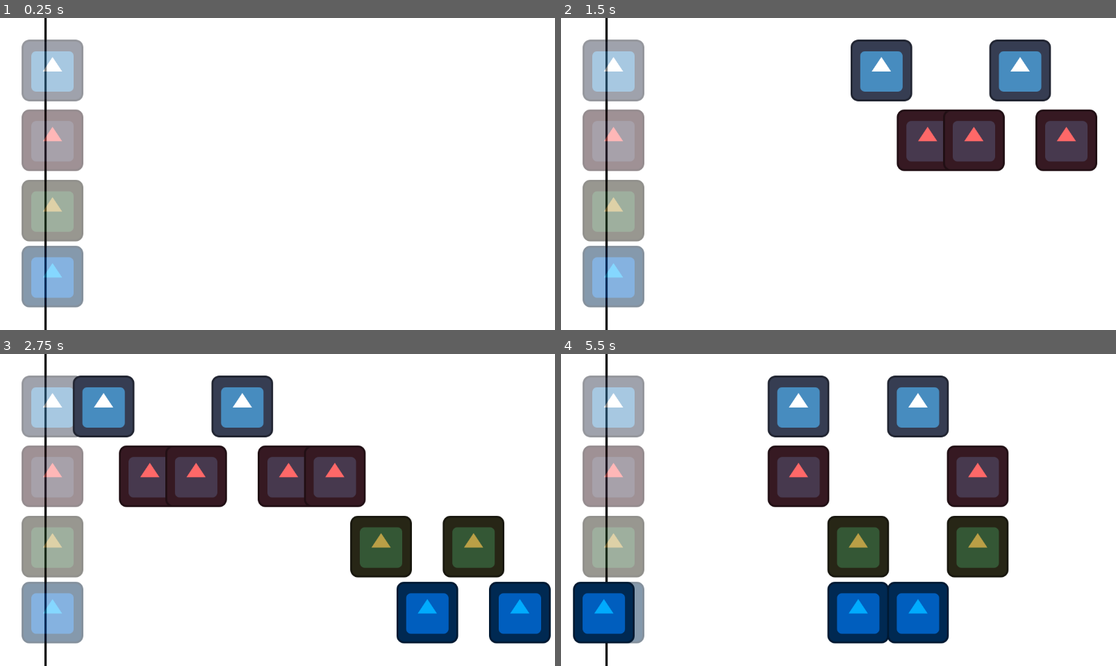
Above: before the commit, frames 1-4 (two rows, left to right).
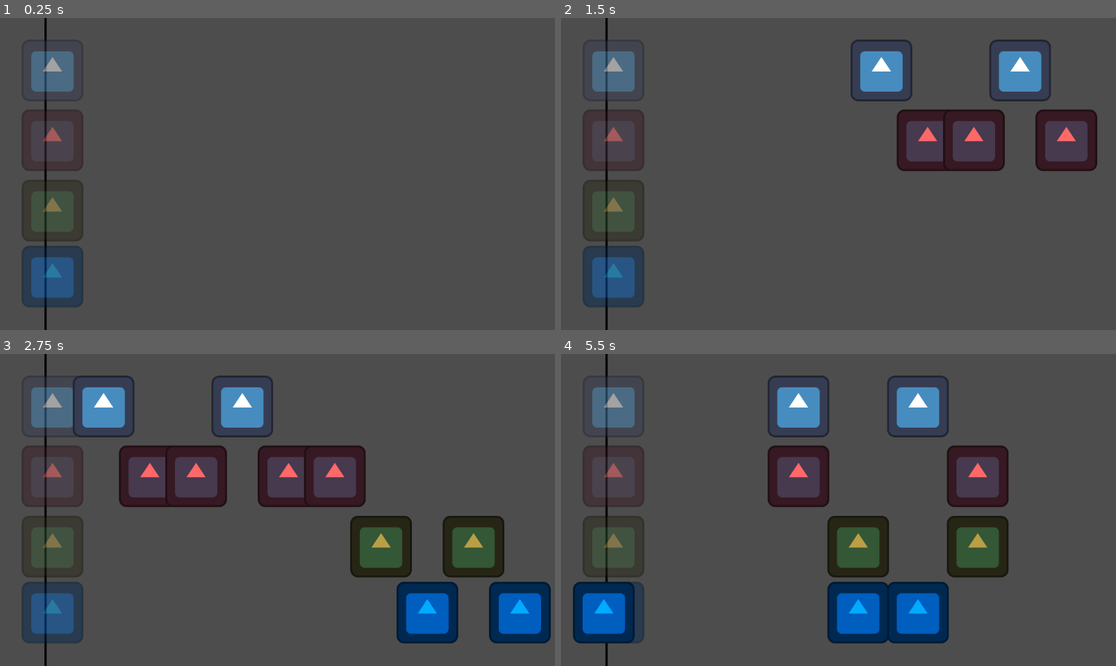
Above: after the commit, the same moments.

Repository: notfroogs/Sardine-Studio
Game: Godot game, scene res://rhythm.tscn
Same seed, same stepped clock (60 frames per second), same inputs: the game is played once before the commit and once after it. The project has no main scene, so this scene is started directly. The engine's default icon, where the game draws it, is replaced by a stand-in: a white triangle on a blue panel in a dark square.
Inputs:
- Up to frame 1 (0.25 s): no input
- Up to frame 2 (1.5 s): hold V (note1_pressed) 0.53-1.28 s; tap B (note2_pressed) at 1.35 s
- Up to frame 3 (2.75 s): hold N (note3_pressed) from 2.03 s (still down)
- Up to frame 4 (5.5 s): release N (note3_pressed) at 2.78 s; tap M (note4_pressed) at 2.85 s; hold V (note1_pressed) 3.53-4.28 s; tap B (note2_pressed) at 4.35 s; hold N (note3_pressed) from 5.03 s (still down)

The runs differ from the first frame. In frame 1, 100% of the frame differs, in the area x 0-100%, y 0-100%; in frame 2, 89%; in frame 3, 79%; in frame 4, 81%.

Commit message:
can reuse rhythm scene now

Diff:
--- /dev/null
+++ b/sardine-studio/new_style_box_flat.tres
@@ -0,0 +1,14 @@
+[gd_resource type="StyleBoxFlat" format=3 uid="uid://chcj4mibg1d65"]
+
+[resource]
+bg_color = Color(0.09803922, 0.09803922, 0.09803922, 1)
+border_width_left = 1
+border_width_top = 1
+border_width_right = 1
+border_width_bottom = 1
+corner_radius_top_left = 5
+corner_radius_top_right = 5
+corner_radius_bottom_right = 5
+corner_radius_bottom_left = 5
+expand_margin_left = 10.0
+expand_margin_right = 10.0
--- a/sardine-studio/rhythm.gd
+++ b/sardine-studio/rhythm.gd
@@ -25,6 +25,8 @@
 	4: note_column_4,
 	0: column_empty
 }
+
+signal Rhythm_Game_Ended
 
 var missed_count : int = 0
 var good_count : int = 0
@@ -121,7 +123,7 @@
 			print("prefect: " + str(prefect_count))
 			print("missed: " + str(missed_count))
 			await get_tree().create_timer(5.0).timeout
-			get_tree().quit()
+			Rhythm_Game_Ended.emit()
 
 func miss_check(note) -> void:
 	if note == null:
--- /dev/null
+++ b/sardine-studio/rhythm.gdshader
@@ -0,0 +1,18 @@
+shader_type canvas_item;
+
+// Allows you to control the blur amount from the editor
+uniform float blur_amount : hint_range(0.0, 5.0) = 2.0;
+
+// Access to the texture behind the object
+uniform sampler2D SCREEN_TEXTURE : hint_screen_texture, filter_linear_mipmap;
+
+void fragment() {
+    // textureLod samples the screen texture with a specific mipmap level (blur)
+    COLOR = textureLod(SCREEN_TEXTURE, SCREEN_UV, blur_amount);
+}
+
+
+//void light() {
+//	// Called for every pixel for every light affecting the CanvasItem.
+//	// Uncomment to replace the default light processing function with this one.
+//}
--- a/sardine-studio/rhythm.tscn
+++ b/sardine-studio/rhythm.tscn
@@ -1,13 +1,18 @@
-[gd_scene load_steps=6 format=3 uid="uid://ceb5dbeodb5xh"]
+[gd_scene load_steps=8 format=3 uid="uid://ceb5dbeodb5xh"]
 
 [ext_resource type="Script" uid="uid://db5en2l64fin2" path="res://rhythm.gd" id="1_b12pq"]
+[ext_resource type="Shader" uid="uid://badv8bqa3plon" path="res://rhythm.gdshader" id="2_iw74v"]
 [ext_resource type="Texture2D" uid="uid://bp7edp0i1do48" path="res://icon.svg" id="2_q13yt"]
 [ext_resource type="AudioStream" uid="uid://c5d5yh3tt0cqi" path="res://Golf (1).mp3" id="3_ecpmg"]
 [ext_resource type="AudioStream" uid="uid://dknuxrm7rbtev" path="res://Mr. Marc's Intro to Pop Song Structure %2B Jason Tang.ogg" id="4_ecpmg"]
 
+[sub_resource type="ShaderMaterial" id="ShaderMaterial_48mfx"]
+shader = ExtResource("2_iw74v")
+shader_parameter/blur_amount = 2.0
+
 [sub_resource type="Theme" id="Theme_b12pq"]
 
-[node name="Control" type="Control"]
+[node name="rhythm" type="Control"]
 layout_mode = 3
 anchors_preset = 15
 anchor_right = 1.0
@@ -17,6 +22,7 @@
 script = ExtResource("1_b12pq")
 
 [node name="Background" type="ColorRect" parent="."]
+material = SubResource("ShaderMaterial_48mfx")
 layout_mode = 1
 anchors_preset = 15
 anchor_right = 1.0
--- /dev/null
+++ b/sardine-studio/test.gd
@@ -0,0 +1,15 @@
+extends Node2D
+
+const RHYTHM = preload("uid://ceb5dbeodb5xh")
+@onready var button: Button = %Button
+
+func _on_button_button_down() -> void:
+	button.visible = false
+	var rhythm_game = RHYTHM.instantiate()
+	rhythm_game.chart_text = "res://chart1.txt"
+	add_child(rhythm_game)
+	rhythm_game.Rhythm_Game_Ended.connect(_on_Rhythm_Game_Ended)
+
+func _on_Rhythm_Game_Ended() -> void:
+	get_node("rhythm").queue_free()
+	button.visible = true
--- /dev/null
+++ b/sardine-studio/test.tscn
@@ -0,0 +1,71 @@
+[gd_scene load_steps=5 format=3 uid="uid://whgs0t56ec8o"]
+
+[ext_resource type="Script" uid="uid://dabs8uffx4npt" path="res://test.gd" id="1_37kl0"]
+[ext_resource type="StyleBox" uid="uid://chcj4mibg1d65" path="res://new_style_box_flat.tres" id="2_8uh7m"]
+
+[sub_resource type="StyleBoxFlat" id="StyleBoxFlat_8uh7m"]
+border_width_left = 1
+border_width_top = 1
+border_width_right = 1
+border_width_bottom = 1
+corner_radius_top_left = 5
+corner_radius_top_right = 5
+corner_radius_bottom_right = 5
+corner_radius_bottom_left = 5
+expand_margin_left = 10.0
+expand_margin_right = 10.0
+
+[sub_resource type="Theme" id="Theme_37kl0"]
+Button/font_sizes/font_size = 48
+Button/styles/disabled = null
+Button/styles/hover = SubResource("StyleBoxFlat_8uh7m")
+Button/styles/normal = ExtResource("2_8uh7m")
+
+[node name="Node2D" type="Node2D"]
+script = ExtResource("1_37kl0")
+
+[node name="Camera2D" type="Camera2D" parent="."]
+position = Vector2(578, 328)
+
+[node name="Control" type="Control" parent="Camera2D"]
+layout_mode = 3
+anchors_preset = 0
+offset_left = -578.0
+offset_top = -328.0
+offset_right = -578.0
+offset_bottom = -328.0
+size_flags_horizontal = 0
+size_flags_vertical = 4
+metadata/_edit_use_anchors_ = true
+
+[node name="TextureRect" type="ColorRect" parent="Camera2D/Control"]
+layout_mode = 1
+anchors_preset = 15
+anchor_right = 1.0
+anchor_bottom = 1.0
+offset_left = 6.0
+offset_top = 3.0
+offset_right = 1155.0
+offset_bottom = 651.0
+grow_horizontal = 2
+grow_vertical = 2
+color = Color(0.9757137, 1, 0.8171978, 1)
+
+[node name="Button" type="Button" parent="Camera2D/Control"]
+unique_name_in_owner = true
+layout_mode = 1
+anchors_preset = 8
+anchor_left = 0.5
+anchor_top = 0.5
+anchor_right = 0.5
+anchor_bottom = 0.5
+offset_left = 518.0
+offset_top = 298.0
+offset_right = 633.0
+offset_bottom = 367.0
+grow_horizontal = 2
+grow_vertical = 2
+theme = SubResource("Theme_37kl0")
+text = "Start"
+
+[connection signal="button_down" from="Camera2D/Control/Button" to="." method="_on_button_button_down"]
Not shown, added: sardine-studio/rhythm.gdshader.uid
Not shown, added: sardine-studio/test.gd.uid
